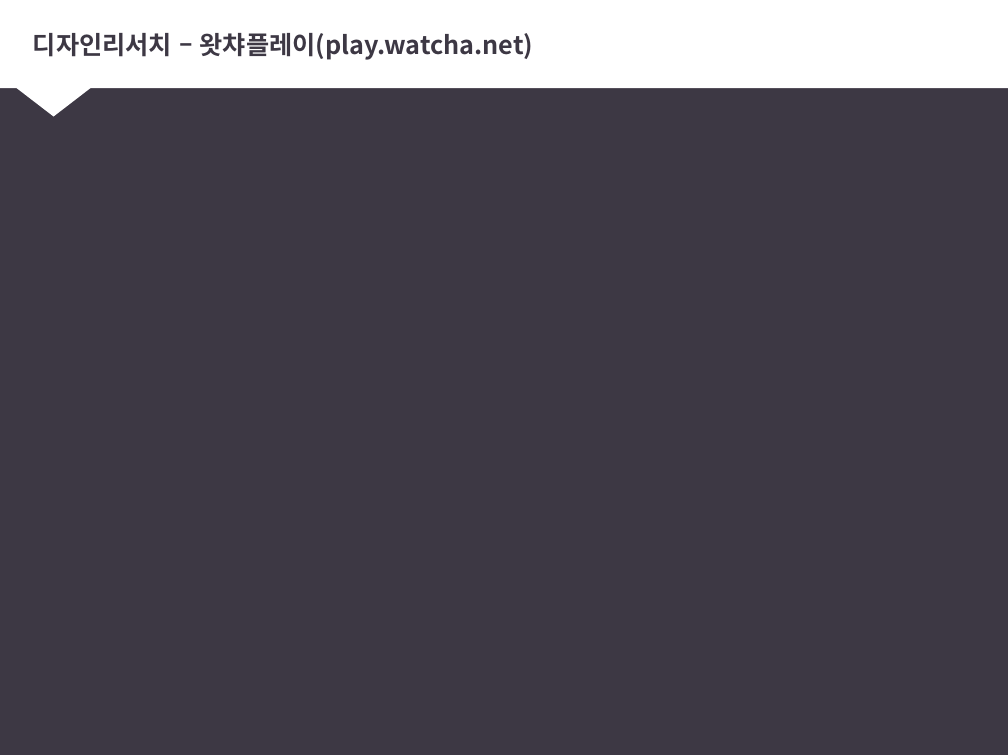
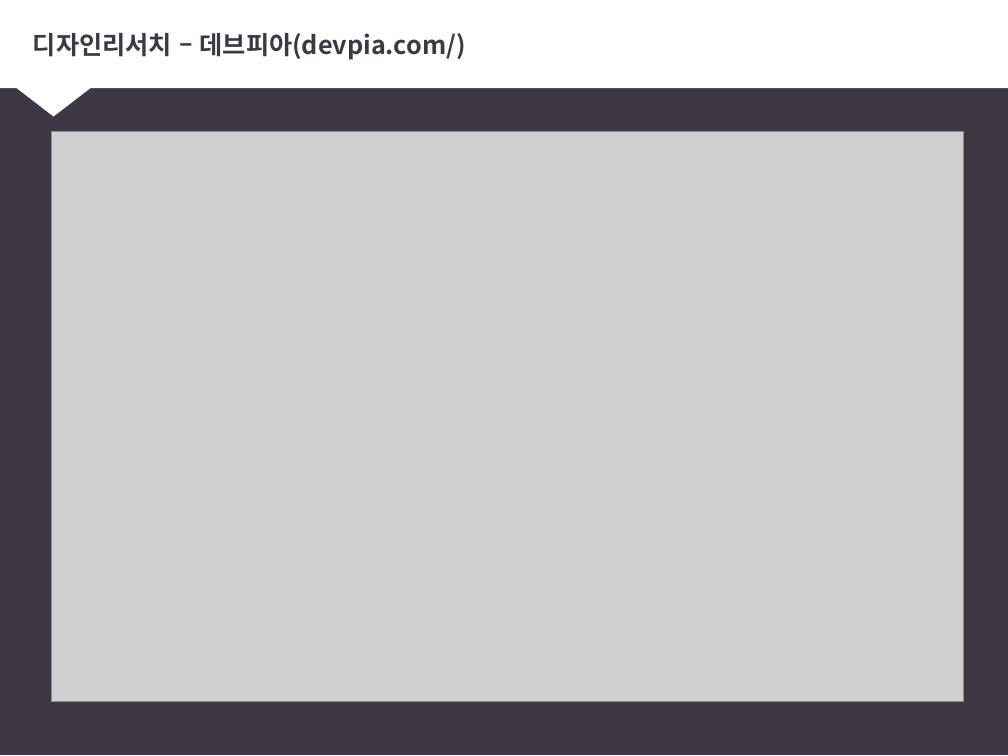
Before and after one commit to rlamj5555/ui_ux_test, a slide deck: slide 15 of 팀과제 자료/스마트커뮤니티 - 기초데이터수집.pptx. Drawn at 1008x756 pixels with LibreOffice and Linux fonts; fonts in the diff are those of the drawing; grey boxes stand for pictures. Boxes give left, top, right and bottom in pixels: in the first picture for what was removed or moved away, otherwise in the second. Text is boxed around its words. In the diff, an @@ line names an element or a change of style, - is before the commit and + after.

```diff
--- a/팀과제 자료/스마트커뮤니티 - 기초데이터수집.pptx
+++ b/팀과제 자료/스마트커뮤니티 - 기초데이터수집.pptx
@@ title at (33,33,466,60): text changed @@
-디자인리서치 – 왓챠플레이(play.watcha.net)
+디자인리서치 – 데브피아(devpia.com/)
@@ picture added at (51,132,964,702) @@
```
Also in this commit, not shown: 8 other slides changed, 22 other files.
